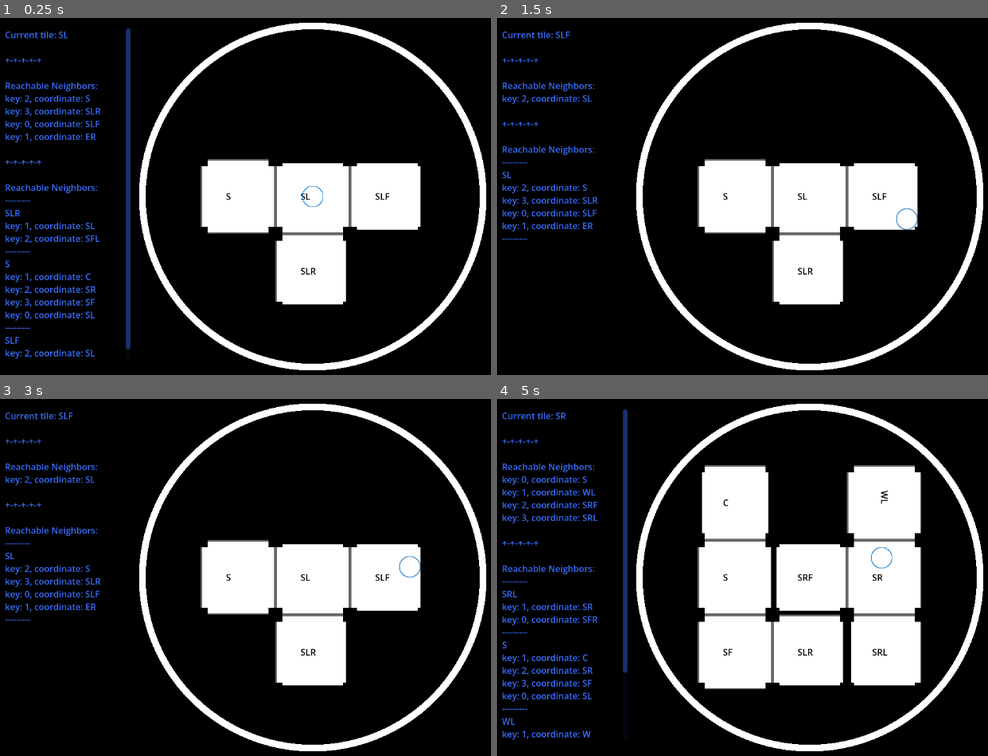
Above: before the commit, frames 1-4 (two rows, left to right).
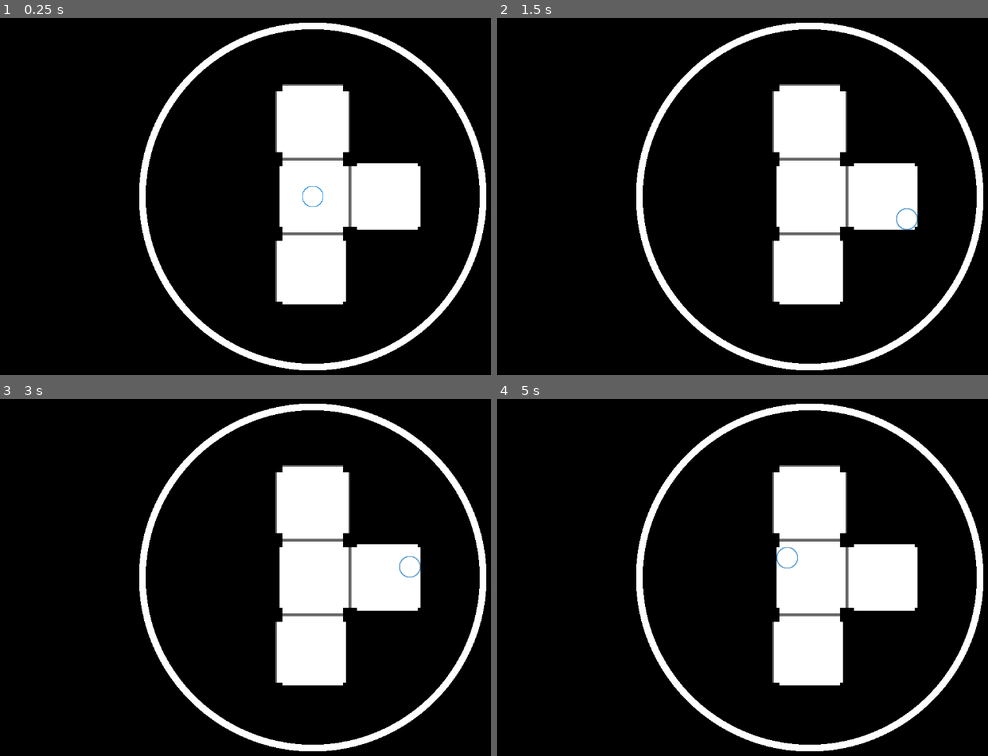
Above: after the commit, the same moments.

Repository: entityJY/hyperedi
Game: Godot game, scene res://hyperplane_dungeon/dungeon.tscn
Same seed, same stepped clock (60 frames per second), same inputs: the game is played once before the commit and once after it. The project has no main scene, so this scene is started directly.
Inputs:
- Up to frame 1 (0.25 s): no input
- Up to frame 2 (1.5 s): tap Enter at 0.5 s; hold D (right) 0.53-1.28 s; tap Space at 1.25 s; hold S (down) from 1.28 s (still down)
- Up to frame 3 (3 s): tap Enter at 2 s; release S (down) at 2.03 s; hold D (right) 2.03-2.78 s; tap Space at 2.75 s; hold W (up) from 2.78 s (still down)
- Up to frame 4 (5 s): tap Enter at 3.5 s; release W (up) at 3.53 s; hold A (left) from 3.53 s (still down); tap Space at 4.25 s

The runs differ from the first frame. In frame 1, 10% of the frame differs, in the area x 0-80%, y 2-96%; in frame 2, 8.2%; in frame 3, 8.2%; in frame 4, 22%, in the area x 0-87%, y 2-96%.

Commit message:
feat: add ability to customize depth of dungeon

Diff:
--- a/hyperplane_dungeon/dungeon.gd
+++ b/hyperplane_dungeon/dungeon.gd
@@ -4,6 +4,8 @@
 @export var tile_resource: PackedScene
 @export var player: Player
 @export var debug_label: RichTextLabel
+
+@export var depth: int = 2
 
 var loaded_tiles: Array[Array] = [
 	[null, null, null],
@@ -92,7 +94,7 @@
 			func(neighbor): return neighbor != explore_stack[-1] and neighbor.explored == false
 		)
 
-		if rng.randf() > .8:
+		if rng.randf() > .6:
 			var neighbor_node = node.neighbors.values().pick_random()
 			node.reachable_neighbors[node.neighbors.find_key(neighbor_node)] = neighbor_node
 			neighbor_node.reachable_neighbors[neighbor_node.neighbors.find_key(node)] = node
@@ -112,7 +114,7 @@
 			node = explore_stack[-1]
 
 func initialize_level() -> void:
-	var hyperplane = HyperPlane.new(2)
+	var hyperplane = HyperPlane.new(depth)
 	for node in hyperplane.cell_hashmap.values():
 		var tile: Tile = tile_resource.instantiate()
 		add_child(tile)
@@ -125,7 +127,10 @@
 
 		tile.body_entered.connect(enable_neighbor_tiles)
 
-	var starting_tile: Tile = hyperplane.cell_hashmap.values().pick_random().tile
+	var starting_tile: Tile
+	while true:
+		starting_tile = hyperplane.cell_hashmap.values().pick_random().tile
+		if len(starting_tile.hyperplane_node.coordinates) >= depth: break
 	generate_maze(starting_tile.hyperplane_node)
 	enable_tile(starting_tile, Vector2i(1, 1))
 
@@ -133,9 +138,9 @@
 func _on_top_down_walls_body_entered(body: Node2D) -> void:
 	if body != player:
 		return
-	body.position.y = -190 * sign(body.position.y)
+	body.position.y = -185 * sign(body.position.y)
 
 func _on_left_right_walls_body_entered(body: Node2D) -> void:
 	if body != player:
 		return
-	body.position.x = -190 * sign(body.position.x)
+	body.position.x = -185 * sign(body.position.x)
--- a/hyperplane_dungeon/dungeon.tscn
+++ b/hyperplane_dungeon/dungeon.tscn
@@ -68,6 +68,7 @@
 shape = SubResource("RectangleShape2D_3j2vp")
 
 [node name="Label" type="RichTextLabel" parent="." unique_id=2061166878]
+visible = false
 modulate = Color(0.2251136, 0.43772528, 1, 1)
 z_index = 1
 custom_maximum_size = Vector2(300, 900)
--- a/hyperplane_dungeon/tile.tscn
+++ b/hyperplane_dungeon/tile.tscn
@@ -127,6 +127,7 @@
 texture = SubResource("CanvasTexture_kwjmu")
 
 [node name="Label" type="Label" parent="." unique_id=1210329761]
+visible = false
 modulate = Color(0, 0, 0, 1)
 offset_left = -22.0
 offset_top = -12.0
